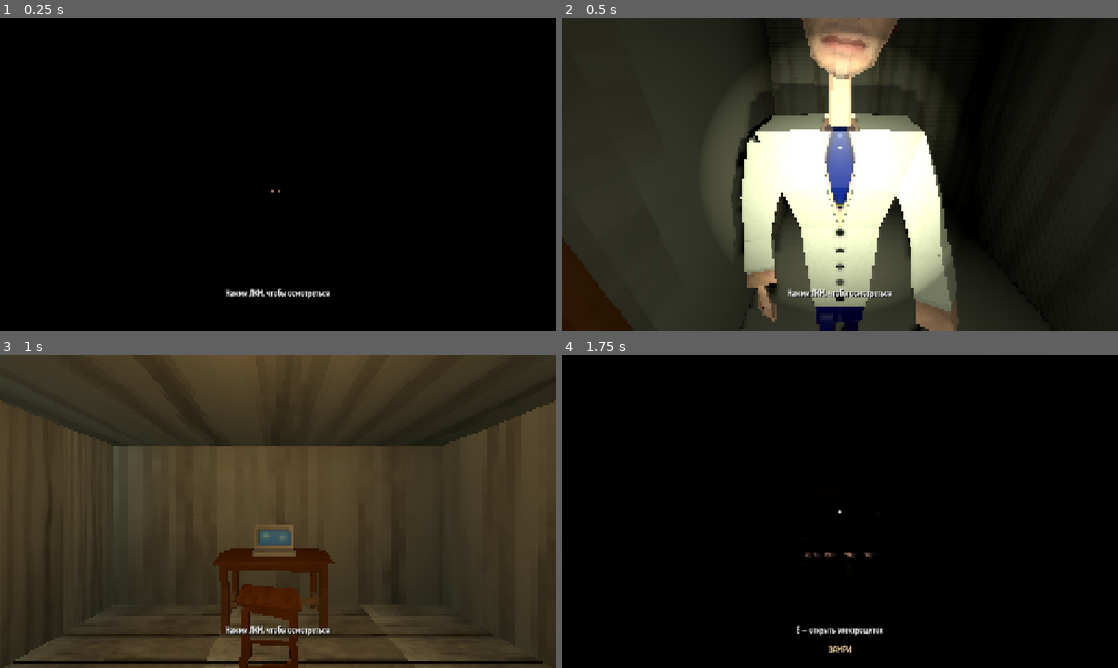
Above: before the commit, frames 1-4 (two rows, left to right).
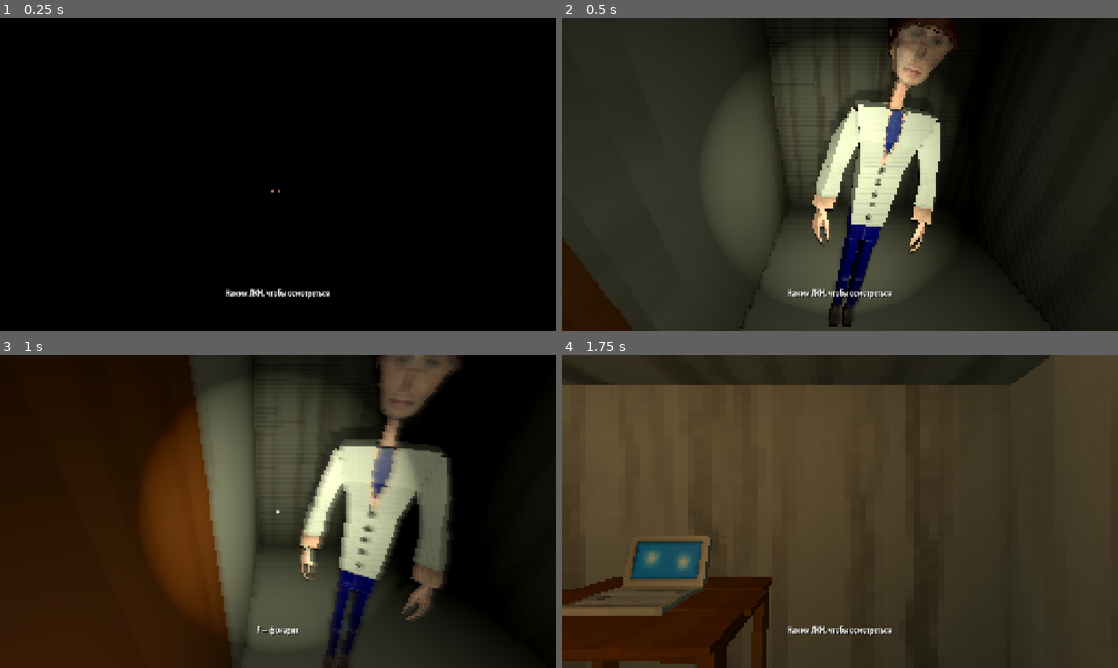
Above: after the commit, the same moments.

Repository: likhorada/SibGameJam_Autumn
Game: Godot game, scene res://tests/outage_fixture.tscn
Same seed, same stepped clock (60 frames per second), same inputs: the game is played once before the commit and once after it. This scene is started directly instead of the project's main scene. Sound files missing from this copy of the repository are replaced by a short silence.
Inputs (mouse positions are in pixels of both pictures, inside the frame that each line leads up to):
- Up to frame 1 (0.25 s): no input
- Up to frame 2 (0.5 s): no input
- Up to frame 3 (1 s): tap Enter (ui_accept) at 0.5, 0.77 s; move the mouse to (400, 495) at 0.52 s; hold D (move_right) from 0.53 s (still down); hold Shift (sprint) from 0.53 s (still down); click (400, 495) at 0.67 s
- Up to frame 4 (1.75 s): move the mouse to (812, 511) at 1.27 s; release D (move_right) at 1.28 s; release Shift (sprint) at 1.28 s; hold W (move_forward) from 1.28 s (still down); tap F (flashlight) at 1.35 s; tap Enter (ui_accept) at 1.52 s; tap Shift (sprint) at 1.55 s

Frame 1 is identical in both runs. In frame 2, 26% of the frame differs, in the area x 30-72%, y 0-100%; in frame 3, 85%; in frame 4, 99%, in the area x 0-100%, y 0-100%.

Commit message:
Add police and detection audio cues

Diff:
--- a/scripts/audio/ambient_director.gd
+++ b/scripts/audio/ambient_director.gd
@@ -98,21 +98,28 @@
 	if game.threats.is_busy():
 		near_target -= 10.0
 	_fade(near_audio, near_target, delta, near_volume_db)
-	_fade(suspense_audio, suspense_volume_db if _is_hunting() else MUTE_DB, delta, suspense_volume_db)
+	var detection_in_progress: bool = is_instance_valid(game.threats.detected_audio) and game.threats.detected_audio.playing
+	_fade(
+		suspense_audio,
+		suspense_volume_db if _is_hunting() and not detection_in_progress else MUTE_DB,
+		delta,
+		suspense_volume_db,
+	)
 	_tick_events(delta)
 
 
 func _is_hunting() -> bool:
 	if game.run_ended or not game.capture_reason.is_empty():
 		return false
-	if is_instance_valid(game.neighbor) and game.neighbor.visit in [PsychNeighbor.Visit.SEARCHING, PsychNeighbor.Visit.CHASING]:
+	if is_instance_valid(game.neighbor) and game.neighbor.visit == PsychNeighbor.Visit.CHASING:
 		return true
-	if is_instance_valid(game.police) and game.police.visit in [PoliceRaid.Visit.SEARCHING, PoliceRaid.Visit.CHASING]:
+	if is_instance_valid(game.police) and game.police.visit == PoliceRaid.Visit.CHASING:
 		return true
 	return (
 		is_instance_valid(game.outage)
 		and is_instance_valid(game.outage.entity)
 		and game.outage.entity.phase == CorridorEntity.Phase.ACTIVE
+		and game.outage.entity.is_chasing
 	)
 
 
--- a/scripts/threats/corridor_entity.gd
+++ b/scripts/threats/corridor_entity.gd
@@ -159,12 +159,11 @@
 		error_seconds = minf(settings.error_budget_seconds, error_seconds + minf(consumed, 0.1))
 		if error_seconds + 0.000001 >= settings.error_budget_seconds:
 			error_seconds = settings.error_budget_seconds
+			game.threats.play_detected(_play_chase_audio)
 			is_chasing = true
 			chase_elapsed = 0.0
 			velocity = Vector3.ZERO
 			footsteps_audio.pitch_scale = 1.3
-			if chase_audio.stream != null:
-				chase_audio.play()
 	else:
 		error_seconds = maxf(0.0, error_seconds - consumed * settings.error_budget_seconds / maxf(0.1, settings.error_recovery_seconds))
 	if error_seconds > 0.0:
@@ -278,6 +277,17 @@
 	departure_audio.play()
 
 
+func _play_chase_audio() -> void:
+	if (
+		phase == Phase.ACTIVE
+		and is_chasing
+		and not game.run_ended
+		and game.capture_reason.is_empty()
+		and chase_audio.stream != null
+	):
+		chase_audio.play()
+
+
 func _tick_near_sounds(delta: float) -> void:
 	if phase != Phase.ACTIVE:
 		_near_sound_left = -1.0
--- a/scripts/threats/police_raid.gd
+++ b/scripts/threats/police_raid.gd
@@ -4,6 +4,7 @@
 
 enum Visit { DORMANT, WARNING, SEARCHING, DEPARTING, CHASING }
 const VISUAL := preload("res://scenes/threats/police_officer.tscn")
+const AMBUSH_SOUND := preload("res://assets/audio/police_aimbush.wav")
 @export var settings: PoliceRaidConfig = preload("res://data/threats/police_raid.tres")
 var visit: Visit = Visit.DORMANT
 var game: Node3D
@@ -12,6 +13,7 @@
 var voice_audio: AudioStreamPlayer3D
 var footsteps_audio: AudioStreamPlayer3D
 var arrival_audio: AudioStreamPlayer3D
+var ambush_audio: AudioStreamPlayer3D
 var awareness := ThreatAwareness.new()
 var pressure := VisitorPressure.new()
 var pursuit := VisitorPursuit.new()
@@ -44,6 +46,7 @@
 	voice_audio = _audio(settings.warning_voice if settings.warning_voice != null else settings.knock_sound, settings.warning_volume_db)
 	footsteps_audio = _audio(settings.footsteps, settings.footsteps_volume_db)
 	arrival_audio = _audio(settings.arrival_sound, settings.warning_volume_db)
+	ambush_audio = _audio(AMBUSH_SOUND, settings.warning_volume_db - 4.0)
 	awareness.confirm_seconds = settings.detection_seconds
 	awareness.recovery_seconds = settings.suspicion_recovery_seconds
 	awareness.sight_range = settings.sight_range
@@ -89,6 +92,7 @@
 	if arrival_audio.stream != null:
 		arrival_audio.play()
 	footsteps_audio.play()
+	ambush_audio.play()
 	knock_audio.play()
 	_knock_left = maxf(1.0, settings.knock_interval)
 	_voice_left = maxf(0.0, settings.voice_delay)
@@ -178,6 +182,7 @@
 
 
 func _begin_chase() -> void:
+	game.threats.play_detected()
 	visit = Visit.CHASING
 	_entry_pending = false
 	_elapsed = 0.0
@@ -221,3 +226,5 @@
 		footsteps_audio.stop()
 	if is_instance_valid(arrival_audio):
 		arrival_audio.stop()
+	if is_instance_valid(ambush_audio):
+		ambush_audio.stop()
--- a/scripts/threats/psych_neighbor.gd
+++ b/scripts/threats/psych_neighbor.gd
@@ -213,6 +213,7 @@
 
 
 func _begin_chase() -> void:
+	game.threats.play_detected()
 	visit = Visit.CHASING
 	entry_seconds = 0.0
 	_elapsed = 0.0
--- a/scripts/threats/threat_manager.gd
+++ b/scripts/threats/threat_manager.gd
@@ -4,6 +4,8 @@
 
 signal state_changed(state: State, event_id: StringName)
 signal event_finished(event_id: StringName, outcome: StringName)
+
+const DETECTED_SOUND := preload("res://assets/audio/detected.wav")
 
 enum State { IDLE, WARNING, ACTIVE, RESOLVED }
 
@@ -29,11 +31,29 @@
 var _outcome: StringName = &""
 var _rng := RandomNumberGenerator.new()
 var capture_in_progress: bool = false
+var detected_audio: AudioStreamPlayer
 
 
 func _ready() -> void:
 	_rng.randomize()
-	_schedule()
+	detected_audio = AudioStreamPlayer.new()
+	detected_audio.name = "DetectedAudio"
+	detected_audio.stream = DETECTED_SOUND
+	detected_audio.bus = &"SFX"
+	detected_audio.volume_db = -3.0
+	add_child(detected_audio)
+	_schedule()
+
+
+func play_detected(after_finished: Callable = Callable()) -> void:
+	if not is_instance_valid(detected_audio):
+		if after_finished.is_valid():
+			after_finished.call_deferred()
+		return
+	if after_finished.is_valid() and not detected_audio.finished.is_connected(after_finished):
+		detected_audio.finished.connect(after_finished, CONNECT_ONE_SHOT)
+	if not detected_audio.playing:
+		detected_audio.play()
 
 
 func _process(delta: float) -> void:
--- a/tests/neighbor_checks.gd
+++ b/tests/neighbor_checks.gd
@@ -186,13 +186,20 @@
 	manager.advance(3.0)
 	expect(not game.run_ended and neighbor.visit == PsychNeighbor.Visit.SEARCHING, "Open door starts search without killing corridor player")
 	game.ambient._process(0.1)
-	expect(game.ambient.suspense_audio.playing, "Neighbor search starts shared pursuit suspense")
+	expect(not game.ambient.suspense_audio.playing, "Neighbor search does not start pursuit music before detection")
 	game.player.position = Vector3(0, 0.03, 1.1)
 	neighbor.visual.global_position = Vector3(1.4, 0, 1.1)
 	neighbor.visual.look_at(Vector3(0, 0, 1.1), Vector3.UP)
 	for sample: int in 11:
 		manager.advance(0.1)
 	expect(game.capture_reason == "NEIGHBOR_DEATH" and not game.run_ended, "Neighbor requires confirmed sight and visible capture")
+	expect(
+		game.threats.detected_audio.playing
+		and game.threats.detected_audio.stream.resource_path == "res://assets/audio/detected.wav",
+		"Neighbor detection plays the shared detected cue",
+	)
+	game.ambient._process(0.1)
+	expect(not game.ambient.suspense_audio.playing, "Pursuit music waits until the detected cue finishes")
 	game._process(game.capture_cutscene.duration_seconds + 0.1)
 	expect(game.run_ended and game.failure_reason == "NEIGHBOR_DEATH", "Neighbor capture completes")
 	expect(not neighbor.visual.visible and not neighbor.footsteps_audio.playing and not manager.is_busy(), "Death cleans neighbor and audio")
--- a/tests/outage_checks.gd
+++ b/tests/outage_checks.gd
@@ -110,9 +110,9 @@
 	expect(entity.phase == CorridorEntity.Phase.ACTIVE, "Warning turns into the danger window")
 	game.ambient._process(0.1)
 	expect(
-		game.ambient.suspense_audio.playing
+		not game.ambient.suspense_audio.playing
 		and game.ambient.suspense_audio.stream.resource_path == "res://assets/audio/creep_suspence.wav",
-		"Monster active phase starts shared pursuit suspense",
+		"Monster active phase does not start pursuit suspense before detection",
 	)
 	expect(
 		(game.ambient.suspense_audio.stream as AudioStreamWAV).loop_mode == AudioStreamWAV.LOOP_FORWARD,
@@ -212,6 +212,19 @@
 	for sample: int in ceili(remaining_budget / 0.1):
 		game.threats.advance(0.1)
 	expect(active.is_chasing and not game.run_ended and active.error_seconds >= settings.error_budget_seconds, "Movement and flashlight exposure together provoke a chase without instant death")
+	expect(
+		game.threats.detected_audio.playing and not active.chase_audio.playing,
+		"Monster detected cue plays before its chase sound",
+	)
+	game.ambient._process(0.1)
+	expect(not game.ambient.suspense_audio.playing, "Pursuit music waits until the detected cue finishes")
+	active.set_physics_process(false)
+	active.settings.chase_seconds = 20.0
+	await get_tree().create_timer(game.threats.detected_audio.stream.get_length() + 0.1).timeout
+	expect(not game.threats.detected_audio.playing, "Detected cue finishes before pursuit music")
+	game.ambient._process(0.1)
+	expect(game.ambient.suspense_audio.playing, "Pursuit suspense starts after detection")
+	active.set_physics_process(true)
 	game.dev_menu.set_debug_hud_enabled(true)
 	game.dev_menu._process(0.0)
 	expect(game.dev_menu._debug_hud_label.text.contains(tr("DEBUG_HUD_CHASING")), "Debug HUD reports when the creature is pursuing")
--- a/tests/police_checks.gd
+++ b/tests/police_checks.gd
@@ -159,6 +159,11 @@
 		expect(game.trigger_police(), "Forced raid starts before random scheduling is allowed")
 		expect(game.mode == game.Mode.WALKING and game.police.visual.visible, "Arrival is visible and ejects the PC")
 		expect(game.police.knock_audio.playing and game.threats.phase_seconds_left == 12.0, "First knock starts full 12-second warning")
+		expect(
+			game.police.ambush_audio.playing
+			and game.police.ambush_audio.stream.resource_path == "res://assets/audio/police_aimbush.wav",
+			"police_aimbush.wav plays with the first knock, before the door opens",
+		)
 		game.threats.advance(0.9)
 		expect(game.police.voice_audio.playing and game.police.voice_audio.stream.resource_path == "res://assets/audio/heavy_knock.wav", "Warning uses heavy_knock.wav")
 		if game.mode == game.Mode.COMPUTER:
@@ -173,7 +178,7 @@
 		game.threats.advance(11.11)
 		expect(not game.run_ended and game.police.visit == PoliceRaid.Visit.SEARCHING and game.room_door.is_open, "Hidden player survives entry; police opens closed door")
 		game.ambient._process(0.1)
-		expect(game.ambient.suspense_audio.playing, "Police search starts shared pursuit suspense")
+		expect(not game.ambient.suspense_audio.playing, "Police search does not start pursuit music before detection")
 		game.shift._finish_stage()
 		expect(game.shift.state == ShiftDirector.State.WAITING_EVENT, "Event queues behind inspection")
 		game.threats.advance(game.police.settings.search_seconds + game.police.settings.pressure_seconds)
@@ -219,6 +224,13 @@
 		for sample: int in 11:
 			game.threats.advance(0.1)
 		expect(game.capture_reason == "POLICE_DEATH" and not game.run_ended, "Confirmed sight starts visible capture before result")
+		expect(
+			game.threats.detected_audio.playing
+			and game.threats.detected_audio.stream.resource_path == "res://assets/audio/detected.wav",
+			"Police detection plays the shared detected cue",
+		)
+		game.ambient._process(0.1)
+		expect(not game.ambient.suspense_audio.playing, "Pursuit music waits until the detected cue finishes")
 		game._process(game.capture_cutscene.duration_seconds + 0.1)
 		expect(game.run_ended and game.failure_reason == "POLICE_DEATH", "Capture finishes with police result")
 		expect(game.police.visit == PoliceRaid.Visit.DORMANT and not game.police.knock_audio.playing and not game.police.voice_audio.playing and not game.police.footsteps_audio.playing, "Police death cleans all event state and audio")
@@ -253,7 +265,14 @@
 	expect(game.is_hidden() and not game.player.controls_enabled and game.transition_camera.current, "Closing dev overlay preserves hidden view and movement lock")
 	game.trigger_police()
 	game.threats.set_event_enabled(&"police_raid", false)
-	expect(game.is_hidden() and not game.threats.is_busy() and not game.police.knock_audio.playing and not game.trigger_police(), "Per-threat disable cancels warning without leaving hiding")
+		expect(
+			game.is_hidden()
+			and not game.threats.is_busy()
+			and not game.police.knock_audio.playing
+			and not game.police.ambush_audio.playing
+			and not game.trigger_police(),
+			"Per-threat disable cancels warning sounds without leaving hiding",
+		)
 	game.threats.set_event_enabled(&"police_raid", true)
 	game.trigger_police()
 	game.threats.advance(12.0)
--- /dev/null
+++ b/tests/threat_audio_smoke.gd
@@ -0,0 +1,65 @@
+extends SceneTree
+## godot --headless --path . --script res://tests/threat_audio_smoke.gd
+
+var failures: int = 0
+
+
+func expect(condition: bool, message: String) -> void:
+	if not condition:
+		failures += 1
+		push_error("THREAT AUDIO: " + message)
+
+
+func _initialize() -> void:
+	_run.call_deferred()
+
+
+func _run() -> void:
+	var game: Node3D = load("res://scenes/main.tscn").instantiate()
+	root.add_child(game)
+	current_scene = game
+	game.transition_seconds = 0.02
+	game.threats.set_process(false)
+	game.shift.set_process(false)
+	game.threats.set_event_enabled(&"power_outage", false)
+	game.threats.set_event_enabled(&"psych_neighbor", false)
+	for _frame: int in 4:
+		await process_frame
+
+	expect(game.trigger_police(), "Police raid starts")
+	expect(
+		game.police.ambush_audio.playing
+		and game.police.ambush_audio.stream.resource_path == "res://assets/audio/police_aimbush.wav"
+		and game.police.knock_audio.playing
+		and not game.room_door.is_open,
+		"police_aimbush.wav plays with the initial knock before the door opens",
+	)
+
+	game.police._begin_chase()
+	expect(
+		game.threats.detected_audio.playing
+		and game.threats.detected_audio.stream.resource_path == "res://assets/audio/detected.wav",
+		"Police discovery plays detected.wav",
+	)
+	game.ambient._process(0.1)
+	expect(not game.ambient.suspense_audio.playing, "Pursuit music waits during the detected cue")
+	await create_timer(game.threats.detected_audio.stream.get_length() + 0.1).timeout
+	game.ambient._process(0.1)
+	expect(game.ambient.suspense_audio.playing, "Pursuit music starts after detected.wav finishes")
+
+	game.ambient.suspense_audio.stop()
+	game.threats.detected_audio.stop()
+	game.police.visit = PoliceRaid.Visit.DORMANT
+	game.neighbor.visit = PsychNeighbor.Visit.SEARCHING
+	game.neighbor._begin_chase()
+	expect(
+		game.threats.detected_audio.playing
+		and game.threats.detected_audio.stream.resource_path == "res://assets/audio/detected.wav",
+		"Neighbor discovery uses the same detected cue",
+	)
+
+	if failures == 0:
+		print("THREAT AUDIO SMOKE: PASS (0 failures)")
+	else:
+		print("THREAT AUDIO SMOKE: FAIL (%d failures)" % failures)
+	quit(0 if failures == 0 else 1)
Not shown, added: assets/audio/police_aimbush.wav.import
Not shown, added: tests/threat_audio_smoke.gd.uid
Not shown, added: assets/audio/police_aimbush.wav
